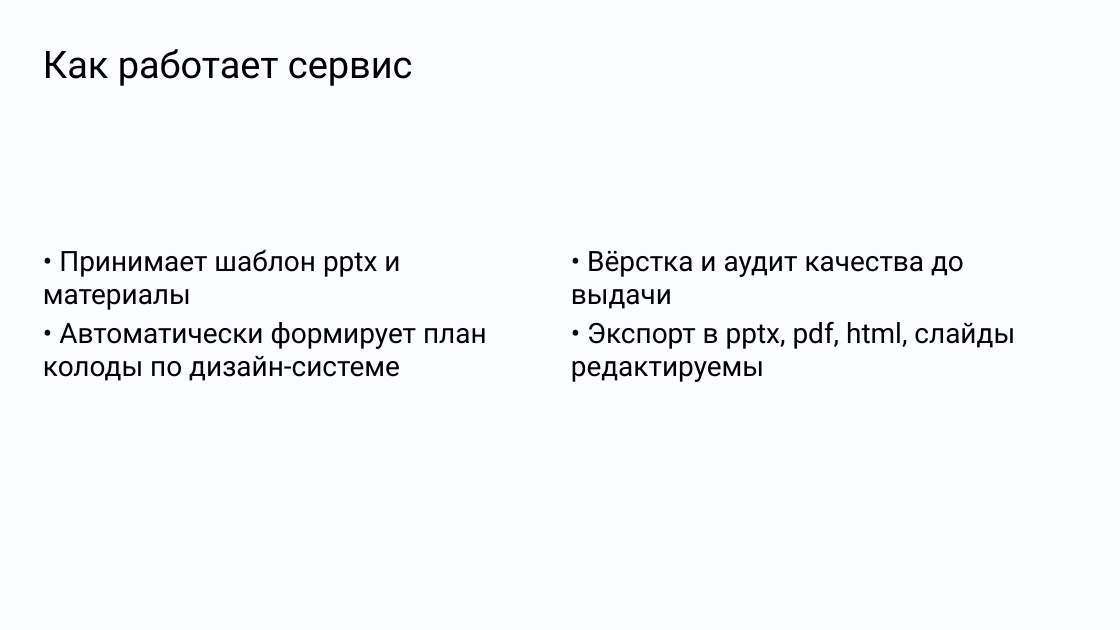
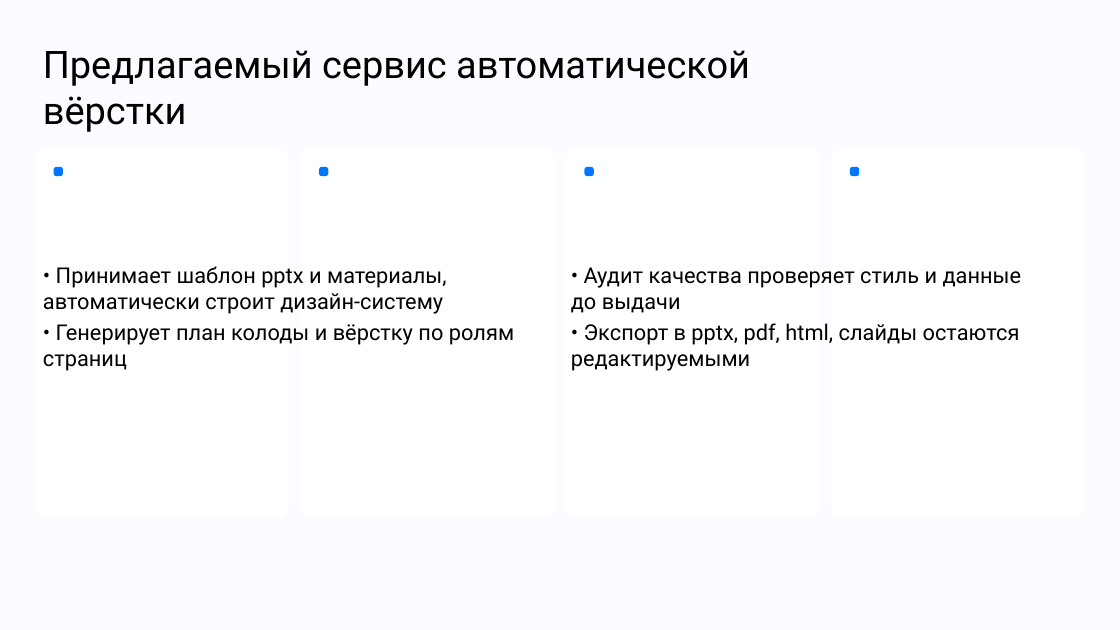
Before and after one commit to DiFoxenGit/-VKTechHackathon, a slide deck: slide 3 of samples/VK_Tech_шаблон__split.pptx (slide 4 before the commit). Drawn at 1120x630 pixels with LibreOffice and Linux fonts; fonts in the diff are those of the drawing; background and template pictures are left out. Boxes give left, top, right and bottom in pixels: in the first picture for what was removed or moved away, otherwise in the second. Text is boxed around its words. In the diff, an @@ line names an element or a change of style, - is before the commit and + after.

```diff
--- a/samples/VK_Tech_шаблон__split.pptx
+++ b/samples/VK_Tech_шаблон__split.pptx
@@ text at (x1=43, y1=50, x2=750, y2=132): text changed @@
-Как работает сервис
+Предлагаемый сервис автоматической вёрстки
@@ rounded rectangle added at (x1=35, y1=148, x2=289, y2=517), fill #FEFFFF @@
@@ rounded rectangle added at (x1=300, y1=148, x2=554, y2=517), fill #FEFFFF @@
@@ rounded rectangle added at (x1=566, y1=148, x2=820, y2=517), fill #FEFFFF @@
@@ rounded rectangle added at (x1=831, y1=148, x2=1085, y2=517), fill #FEFFFF @@
@@ rounded rectangle added at (x1=54, y1=167, x2=63, y2=176), fill #0077FF @@
@@ rounded rectangle added at (x1=319, y1=167, x2=328, y2=176), fill #0077FF @@
@@ rounded rectangle added at (x1=585, y1=167, x2=594, y2=176), fill #0077FF @@
@@ rounded rectangle added at (x1=850, y1=167, x2=859, y2=176), fill #0077FF @@
@@ text at (x1=43, y1=266, x2=514, y2=371): text changed; size 18 to 14 pt @@
-• Принимает шаблон pptx и материалы
-• Автоматически формирует план колоды по дизайн-системе
+• Принимает шаблон pptx и материалы, автоматически строит дизайн-систему
+• Генерирует план колоды и вёрстку по ролям страниц
@@ text at (x1=571, y1=267, x2=1022, y2=371): text changed; size 18 to 14 pt @@
-• Вёрстка и аудит качества до выдачи
-• Экспорт в pptx, pdf, html, слайды редактируемы
+• Аудит качества проверяет стиль и данные до выдачи
+• Экспорт в pptx, pdf, html, слайды остаются редактируемыми
```
Also in this commit, not shown: 4 other slides changed, 5 slides added, 5 slides removed, 31 other files.
